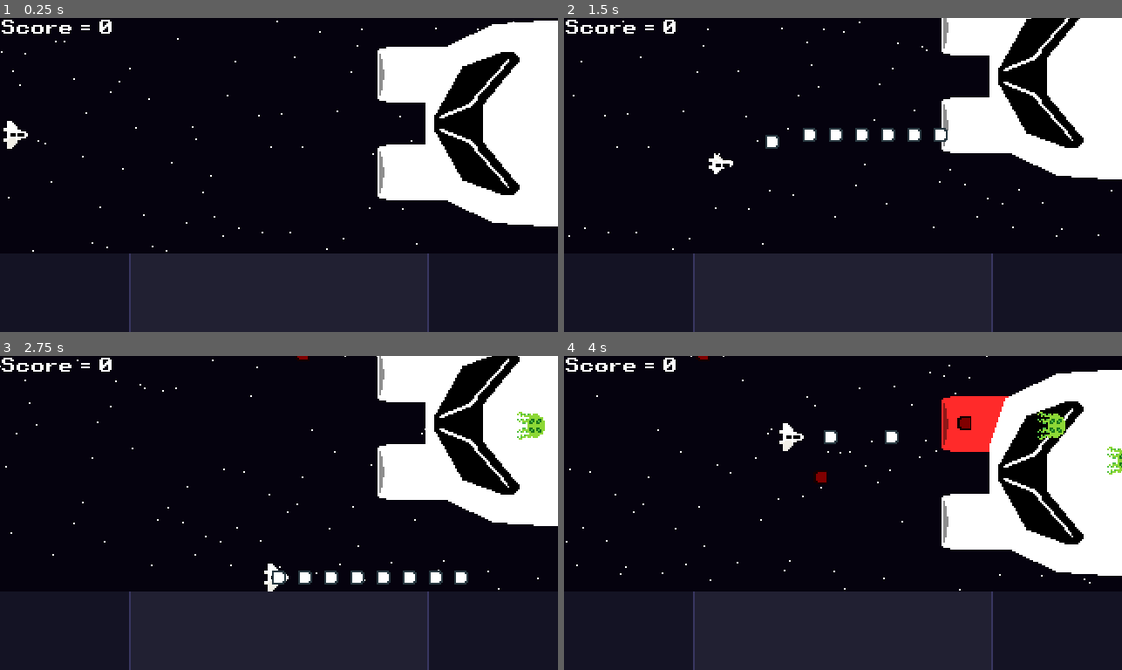
Above: before the commit, frames 1-4 (two rows, left to right).
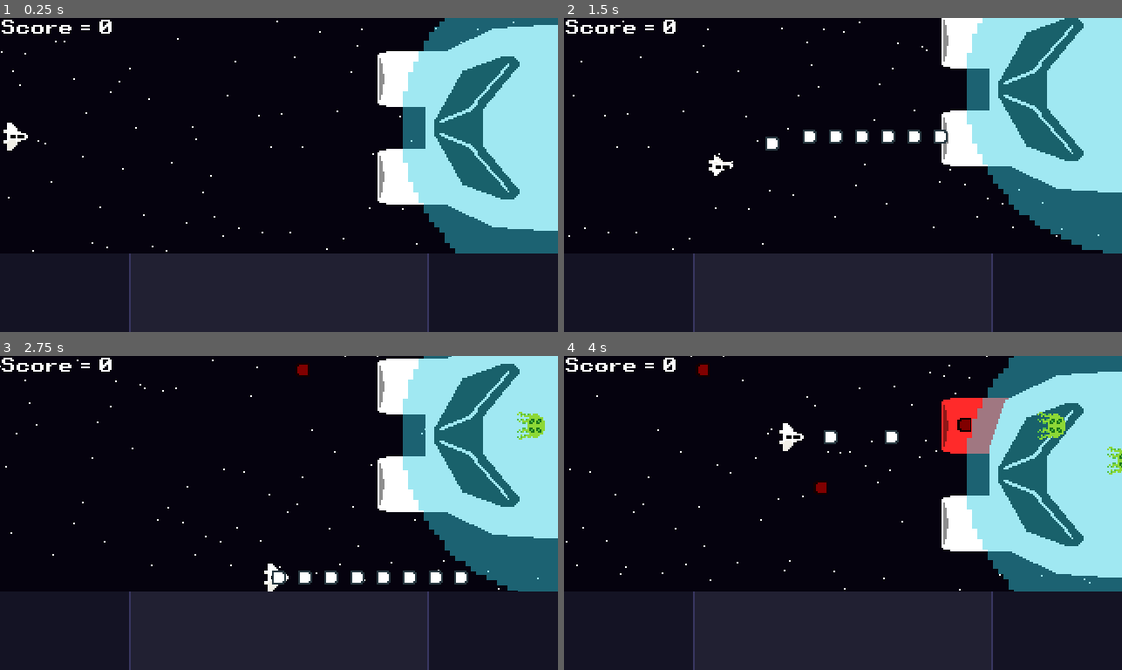
Above: after the commit, the same moments.

Repository: MrPiedPiper/LD48
Game: Godot game, scene res://Main/Main.tscn
Same seed, same stepped clock (60 frames per second), same inputs: the game is played once before the commit and once after it. The engine's default icon, where the game draws it, is replaced by a stand-in: a white triangle on a blue panel in a dark square.
Inputs:
- Up to frame 1 (0.25 s): no input
- Up to frame 2 (1.5 s): hold D (input_right) 0.53-1.28 s; hold , (input_a) 0.53-1.28 s; hold S (input_down) from 1.28 s (still down); tap , (input_a) at 1.35 s
- Up to frame 3 (2.75 s): release S (input_down) at 2.03 s; hold D (input_right) from 2.03 s (still down); hold , (input_a) from 2.03 s (still down)
- Up to frame 4 (4 s): release D (input_right) at 2.78 s; release , (input_a) at 2.78 s; hold W (input_up) 2.78-3.53 s; tap , (input_a) at 2.85 s; hold A (input_left) from 3.53 s (still down); hold , (input_a) from 3.53 s (still down)

The runs differ from the first frame. In frame 1, 19% of the frame differs, in the area x 0-100%, y 0-75%; in frame 2, 19%; in frame 3, 19%; in frame 4, 19%.

Commit message:
Add boss movement and center on Main scene

Diff:
--- a/Bosses/BaseBoss/BaseBoss.gd
+++ b/Bosses/BaseBoss/BaseBoss.gd
@@ -3,7 +3,7 @@
 var phase = 1
 var _is_waiting = true
 
-onready var weak_spot = $PosNode/PosNode/WeakSpot
+onready var weak_spot = $PosNode/WeakSpot
 onready var weak_spot_hurt_animation_player = $PosNode/WeakSpot/WeakSpotHurtAnimationPlayer
 var weak_spot_health = 10
 
@@ -68,6 +68,16 @@
 		if i is CollisionShape2D:
 			i.set_deferred("disabled",false)
 
+func disable_weak_spot():
+	for i in weak_spot.get_children():
+		if i is CollisionShape2D:
+			i.set_deferred("disabled",true)
+
+func enable_weak_spot():
+	for i in weak_spot.get_children():
+		if i is CollisionShape2D:
+			i.set_deferred("disabled",false)
+
 func _ready():
 	start()
 
@@ -81,6 +91,7 @@
 
 func set_weak_spot_health(value):
 	if value <= 0:
+		disable_weak_spot()
 		ship_destroyed()
 		pass
 	weak_spot_health = value
--- a/Bosses/Boss1/Boss1.gd
+++ b/Bosses/Boss1/Boss1.gd
@@ -1,6 +1,6 @@
 extends "res://Bosses/BaseBoss/BaseBoss.gd"
 
-onready var barrier_sprite = $PosNode/BarrierArea/Sprite
+onready var barrier_sprite = $PosNode/BarrierArea/BarrierSprite
 
 func set_weapon1_health(value):
 	.set_weapon1_health(value)
--- a/Bosses/Boss1/Boss1.tscn
+++ b/Bosses/Boss1/Boss1.tscn
@@ -1,7 +1,8 @@
-[gd_scene load_steps=9 format=2]
+[gd_scene load_steps=12 format=2]
 
 [ext_resource path="res://Bosses/BaseBoss/BaseBoss.tscn" type="PackedScene" id=1]
 [ext_resource path="res://Bosses/Boss1/Boss1.gd" type="Script" id=2]
+[ext_resource path="res://sprites/force_field.png" type="Texture" id=3]
 [ext_resource path="res://sprites/enemy_ship.png" type="Texture" id=4]
 [ext_resource path="res://sprites/cannon.png" type="Texture" id=5]
 
@@ -9,9 +10,16 @@
 atlas = ExtResource( 4 )
 region = Rect2( 0, 0, 128, 128 )
 
+[sub_resource type="CapsuleShape2D" id=6]
+radius = 29.0
+height = 30.0
+
 [sub_resource type="AtlasTexture" id=2]
 atlas = ExtResource( 4 )
 region = Rect2( 128, 0, 64, 128 )
+
+[sub_resource type="CircleShape2D" id=5]
+radius = 98.0
 
 [sub_resource type="Animation" id=3]
 resource_name = "Death"
@@ -43,7 +51,7 @@
 "times": PoolRealArray( 0, 2, 4, 6, 8 ),
 "transitions": PoolRealArray( 0.75, 1.25, 0.75, 1.25, 0.75 ),
 "update": 0,
-"values": [ Vector2( 0, 0 ), Vector2( 0, -40 ), Vector2( 0, 0 ), Vector2( 0, 40 ), Vector2( 0, 0 ) ]
+"values": [ Vector2( 0, 0 ), Vector2( 0, -32 ), Vector2( 0, 0 ), Vector2( 0, 32 ), Vector2( 0, 0 ) ]
 }
 
 [node name="Boss1" instance=ExtResource( 1 )]
@@ -83,15 +91,26 @@
 scale = Vector2( 1, 1 )
 texture = SubResource( 1 )
 
+[node name="CollisionShape2D" parent="PosNode/WeakSpot" index="0"]
+position = Vector2( 14, 0 )
+shape = SubResource( 6 )
+
 [node name="Sprite" parent="PosNode/WeakSpot" index="1"]
 position = Vector2( 3, 0 )
 scale = Vector2( 1, 1 )
 texture = SubResource( 2 )
 
 [node name="CollisionShape2D" parent="PosNode/BarrierArea" index="0"]
-position = Vector2( 60, 0 )
+position = Vector2( 57, 0 )
+shape = SubResource( 5 )
+
+[node name="BarrierSprite" parent="PosNode/BarrierArea" index="2"]
+position = Vector2( 56, 0 )
+texture = ExtResource( 3 )
 
 [node name="AnimationPlayer" parent="PosNode" index="8"]
 autoplay = "Hover"
 anims/Death = SubResource( 3 )
 anims/Hover = SubResource( 4 )
+
+[connection signal="animation_finished" from="PosNode/AnimationPlayer" to="." method="_on_AnimationPlayer_animation_finished"]
--- a/Main/Main.tscn
+++ b/Main/Main.tscn
@@ -35,7 +35,7 @@
 initial_velocity = 100.0
 
 [node name="Player" parent="." instance=ExtResource( 1 )]
-position = Vector2( 8, 67 )
+position = Vector2( 8, 68 )
 
 [node name="Bullets" type="Node2D" parent="."]
 position = Vector2( 0, 188 )
@@ -57,6 +57,6 @@
 position = Vector2( 320, 0 )
 
 [node name="Boss1" parent="." instance=ExtResource( 4 )]
-position = Vector2( 270, 67 )
+position = Vector2( 270, 68 )
 
 [connection signal="dialog_done" from="GUI/DialogBox" to="." method="_on_DialogBox_dialog_done"]
